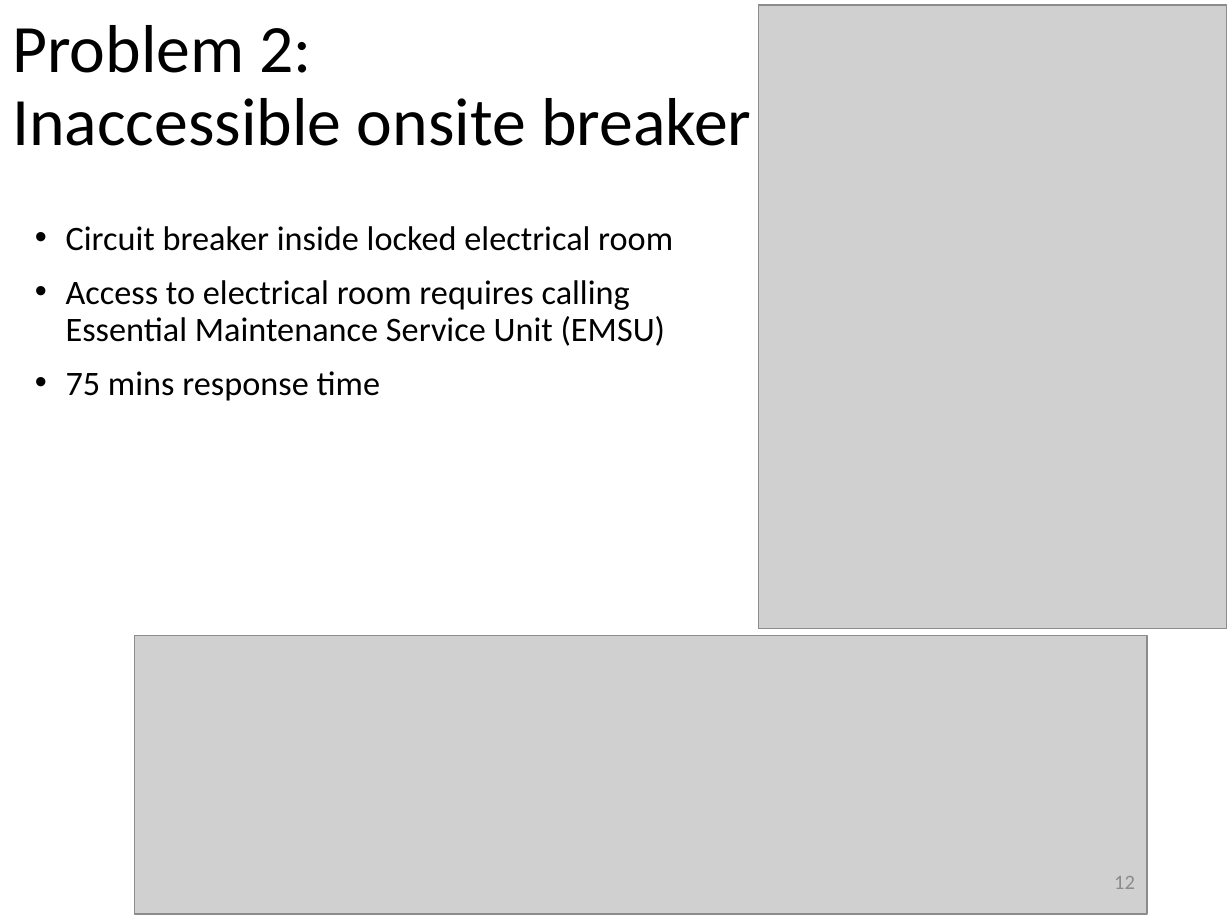
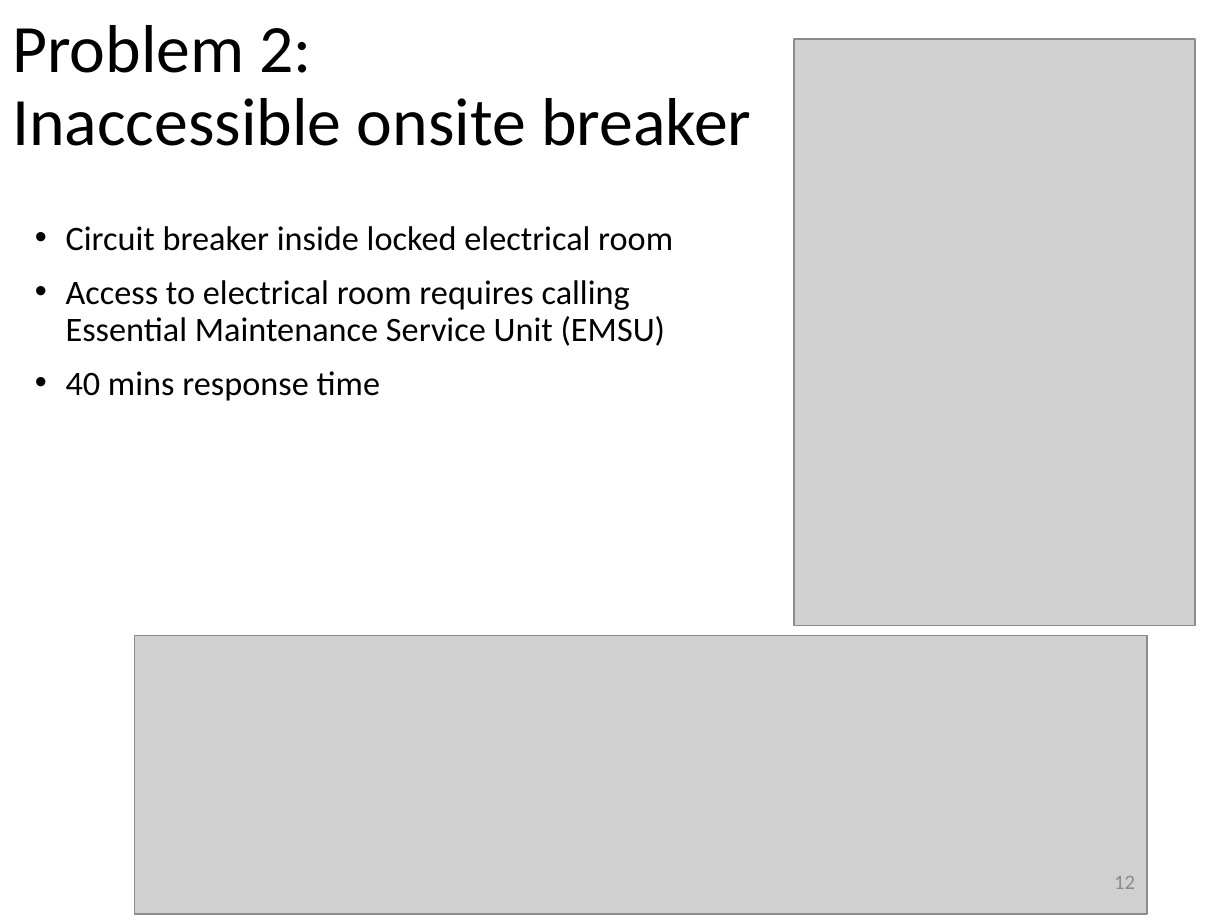
Before and after one commit to wemakerspace/repair-kopitiam-training-and-equipment, a slide deck: slide 12 of training/RK Circuit Breaker Training.pptx. Drawn at 1232x924 pixels with LibreOffice and Linux fonts; fonts in the diff are those of the drawing; grey boxes stand for pictures. Boxes give left, top, right and bottom in pixels: in the first picture for what was removed or moved away, otherwise in the second. Text is boxed around its words. In the diff, an @@ line names an element or a change of style, - is before the commit and + after.

```diff
--- a/training/RK Circuit Breaker Training.pptx
+++ b/training/RK Circuit Breaker Training.pptx
@@ picture: place and size @@
-picture at (759,5,1227,628)
+picture at (795,39,1195,626)
@@ text at (66,371,380,401): text changed @@
-• 75 mins response time
+• 40 mins response time
```
Also in this commit, not shown: 8 other slides changed, 1 slide added.
